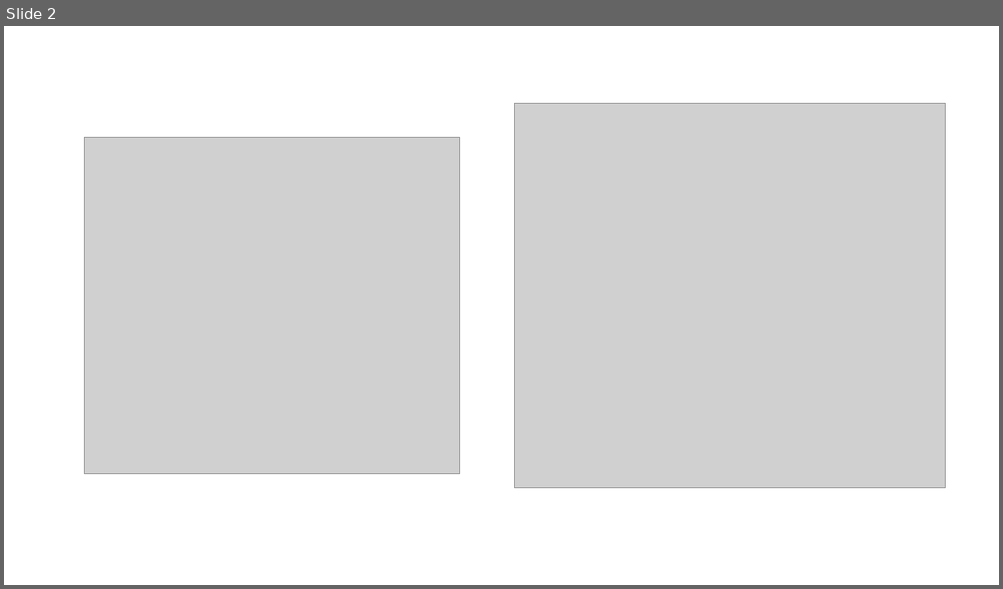
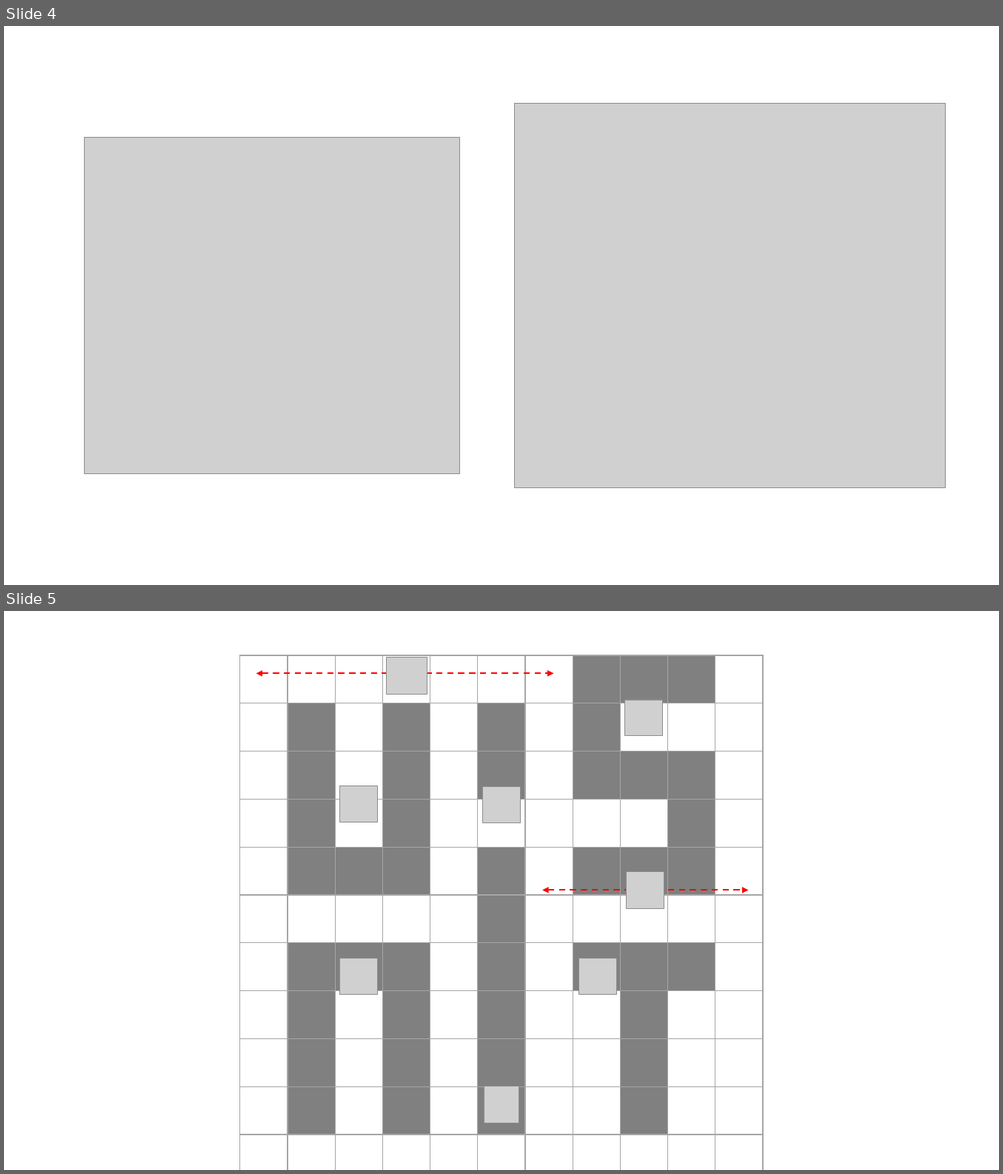
Before and after one commit to yuhodots/pacman, a slide deck: img/Env.pptx. Shown one above the other, each under a label of ours: slide 2 before the commit, slides 4 and 5 after it. The pictures are 1003x589 and 1003x1174 pixels, drawn with LibreOffice and Linux fonts; fonts in the diff are those of the drawing; grey boxes stand for pictures. Boxes give left, top, right and bottom in pixels: in the first picture for what was removed or moved away, otherwise in the second. Text is boxed around its words. In the diff, an @@ line names an element or a change of style, - is before the commit and + after.

```diff
--- a/img/Env.pptx
+++ b/img/Env.pptx
@@ slide 5 added at bbox=[4, 611, 999, 1170], background #FFFFFF @@
@@ table added at bbox=[240, 655, 765, 1126], 11 rows, 11 columns @@
+ |  |  |  |  |  |  |  |  |  | 
+ |  |  |  |  |  |  |  |  |  | 
+ |  |  |  |  |  |  |  |  |  | 
+ |  |  |  |  |  |  |  |  |  | 
+ |  |  |  |  |  |  |  |  |  | 
+ |  |  |  |  |  |  |  |  |  | 
+ |  |  |  |  |  |  |  |  |  | 
+ |  |  |  |  |  |  |  |  |  | 
+ |  |  |  |  |  |  |  |  |  | 
+ |  |  |  |  |  |  |  |  |  | 
+ |  |  |  |  |  |  |  |  |  | 
@@ double arrow added from (256, 674) to (554, 674), #FF0000 1.5 pt dashed @@
@@ picture added at bbox=[387, 658, 427, 695] @@
@@ picture added at bbox=[625, 700, 662, 736] @@
@@ picture added at bbox=[340, 786, 377, 822] @@
@@ picture added at bbox=[483, 787, 521, 823] @@
@@ picture added at bbox=[626, 872, 664, 909] @@
@@ double arrow added from (543, 890) to (748, 890), #FF0000 1.5 pt dashed @@
@@ picture added at bbox=[340, 959, 377, 995] @@
@@ picture added at bbox=[578, 959, 616, 995] @@
@@ picture added at bbox=[484, 1086, 519, 1124] @@
@@ what was slide 2 is now slide 4 @@
```
Also in this commit, not shown: 1 other slide added, 6 other files.
